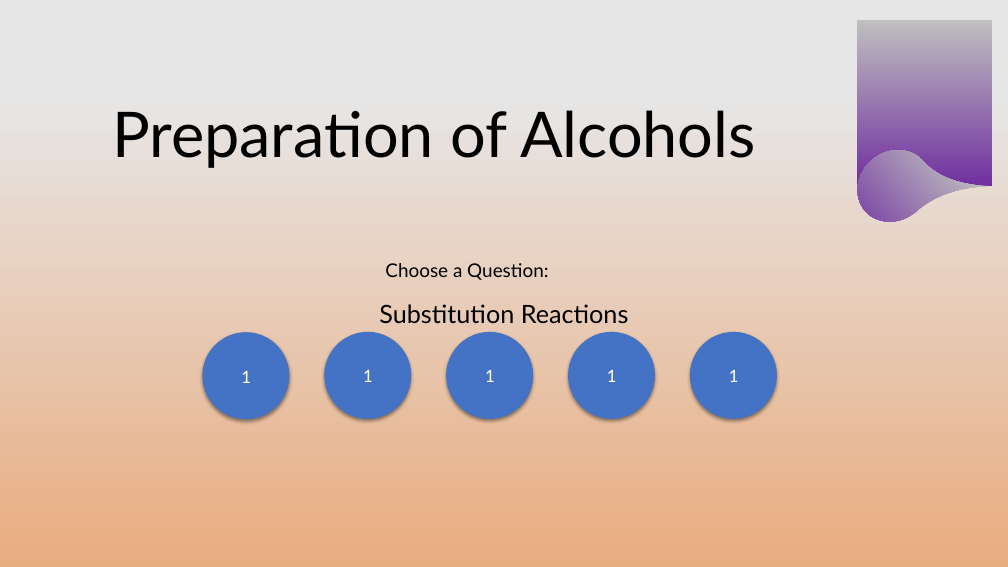
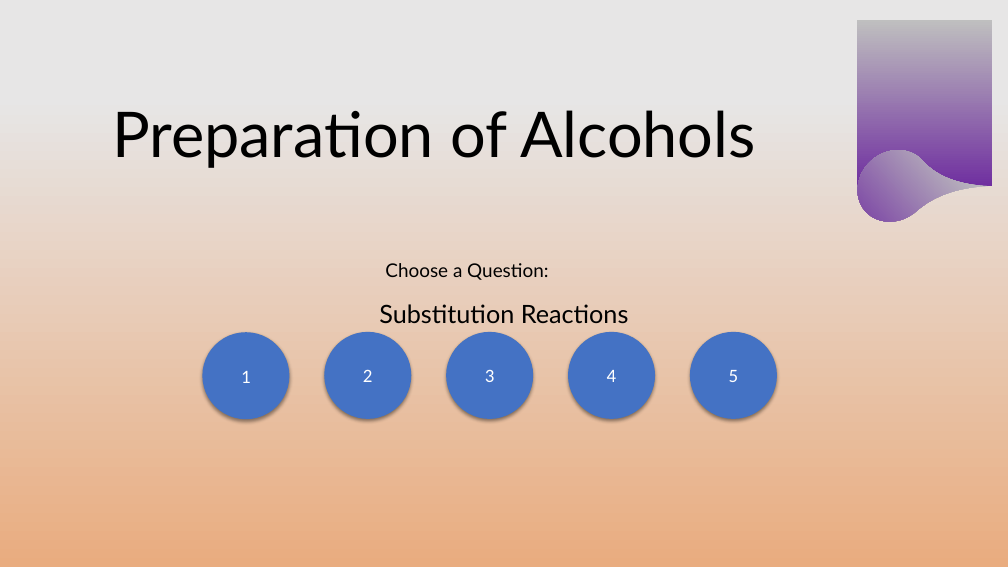
Before and after one commit to chemykill/alcoholproblems, a slide deck: slide 1 of alcoholquestions.pptx. Drawn at 1008x567 pixels with LibreOffice and Linux fonts; fonts in the diff are those of the drawing; background and template pictures are left out. Boxes give left, top, right and bottom in pixels: in the first picture for what was removed or moved away, otherwise in the second. Text is boxed around its words. In the diff, an @@ line names an element or a change of style, - is before the commit and + after.

```diff
--- a/alcoholquestions.pptx
+++ b/alcoholquestions.pptx
@@ text in ellipse at [363, 370, 373, 382]: text changed @@
-1
+2
@@ text in ellipse at [485, 370, 495, 382]: text changed @@
-1
+3
@@ text in ellipse at [607, 370, 617, 382]: text changed @@
-1
+4
@@ text in ellipse at [729, 370, 739, 382]: text changed @@
-1
+5
```
Also in this commit, not shown: 1 other slide changed.
